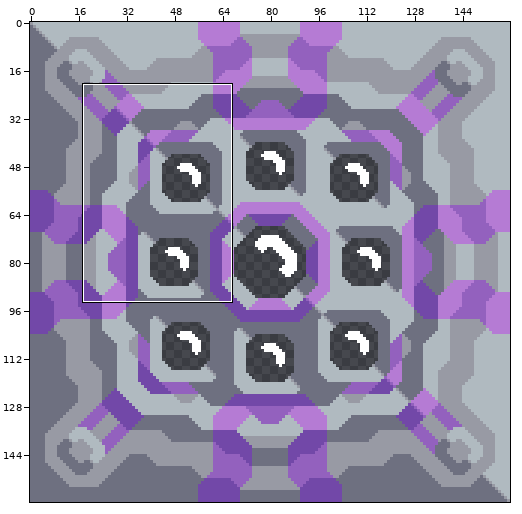
Two states of a sprite sheet, sprites/blocks/crafting/star-forge-top.png. The first picture is a wide view before the edit; the outline marks the close-up.
Close-up. Before the commit:
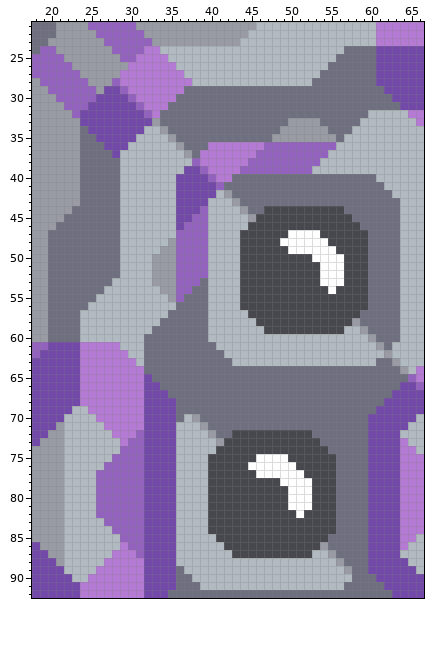
The file is 160x160 pixels. Shown: x 18..66, y 21..92. The commit also changed other parts of the picture, which this record leaves out.
Once edited:
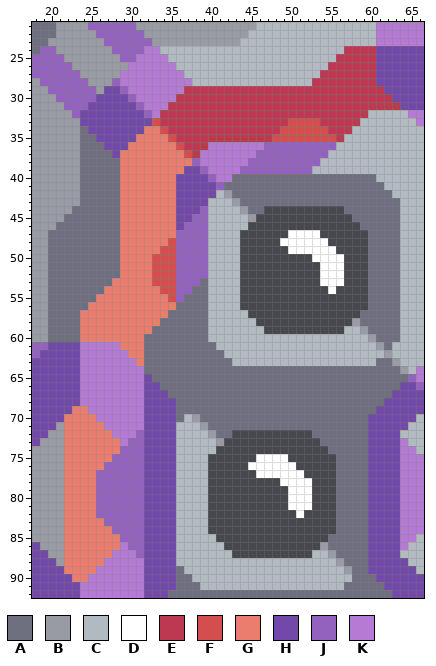
Palette (. is transparent): A #6e7080  B #989aa4  C #b0bac0  D #ffffff  E #bd3951  F #d44e4e  G #eb7d6e  H #7248a8  J #9361be  K #b57bd4
Edits made:
Colour A gives way to colour E in row 24 at x 57 to 60; in row 25 at x 56 to 60; in row 26 at x 55 to 60; in row 27 at x 54 to 60; in row 28 at x 53 to 60; in row 29 at x 37 to 61.
Colour A gives way to colour E in row 30 at x 36 to 62; in row 31 at x 35 to 63; in row 32 at x 34 to 59; in row 33 at x 34 to 49 and 54 to 58; in row 34 at x 35 to 48 and 55 to 57; in row 35 at x 36 to 47 and 56.
Colour A gives way to colour E in row 36 at x 37 to 39; in row 37 at x 38.
Colour B gives way to colour F in row 33 at x 33 and 50 to 53; in row 34 at x 34 and 49 to 54; in row 35 at x 35 and 48 to 55; in row 36 at x 36; in row 37 at x 37; in row 48 at x 35.
Colour B gives way to colour F in row 49 at x 34 to 35; in rows 50 to 53 at x 33 to 35; in row 54 at x 34 to 35; in row 55 at x 35.
Colour C gives way to colour G in row 34 at x 32 to 33; in row 35 at x 31 to 34; in row 36 at x 30 to 35; in row 37 at x 29 to 36; in row 38 at x 29 to 37; in row 39 at x 29 to 36.
Colour C gives way to colour G in rows 40 to 47 at x 29 to 35; in row 48 at x 29 to 34; in row 49 at x 29 to 33; in rows 50 to 52 at x 29 to 32; in row 53 at x 28 to 32; in row 54 at x 27 to 33.
Colour C gives way to colour G in row 55 at x 26 to 34; in row 56 at x 25 to 35; in row 57 at x 24 to 34; in row 58 at x 24 to 33; in row 59 at x 24 to 32; in row 60 at x 24 to 31.
Colour C gives way to colour G in row 61 at x 29 to 31; in row 62 at x 30 to 31; in row 63 at x 31; in row 69 at x 23 to 24; in row 70 at x 22 to 25; in row 71 at x 22 to 26.
Colour C gives way to colour G in row 72 at x 22 to 27; in rows 73 to 74 at x 22 to 28; in row 75 at x 22 to 27; in row 76 at x 22 to 26; in rows 77 to 82 at x 22 to 25; in row 83 at x 22 to 26.
Colour C gives way to colour G in row 84 at x 22 to 27; in rows 85 to 86 at x 22 to 28; in row 87 at x 22 to 27; in row 88 at x 22 to 26; in row 89 at x 22 to 25; in row 90 at x 23 to 24.
Boxes around the changes in both close-ups, in picture pixels (x1, y1, x2, y2):
changed: (80, 46, 400, 366)
changed: (64, 406, 120, 582)
